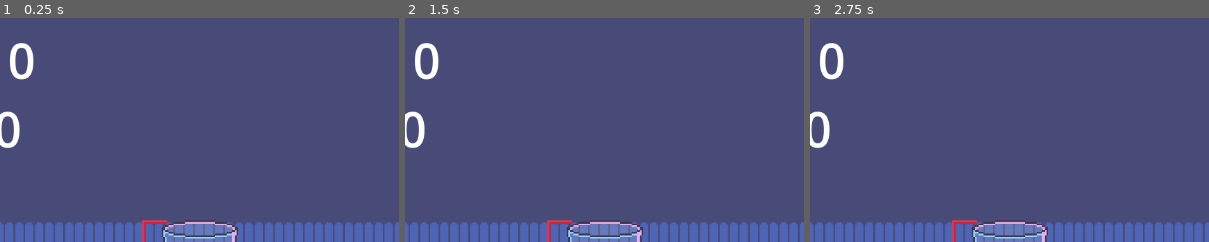
Above: before the commit, frames 1-3 (left to right).
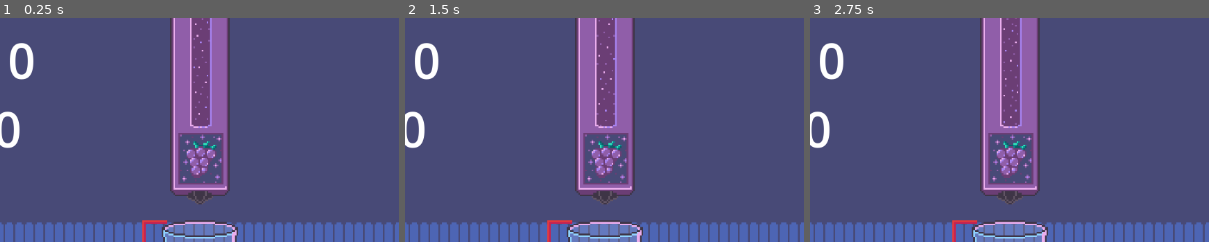
Above: after the commit, the same moments.

Repository: chaseman2505/CasualGameDev
Game: Godot game, scene res://game.tscn
The game is run twice, just before and just after one commit, with the same random seed, the same clock (stepped at 60 frames per second) and the same inputs.
Inputs (mouse positions are % of the whole screen's width and height, from its top left):
- Up to frame 1 (0.25 s): no input
- Up to frame 2 (1.5 s): move the mouse to (72, 45) at 0.52 s; click (72, 45) at 0.67 s; move the mouse to (30, 55) at 1.27 s; click (30, 55) at 1.42 s
- Up to frame 3 (2.75 s): move the mouse to (60, 28) at 2.02 s; click (60, 28) at 2.17 s
The pictures show only the part of the screen within x 23-73%, y 0-50%; the shares and areas given below are measured in that part.

The runs differ from the first frame. In frame 1, 11% of the frame differs, in the area x 42-58%, y 0-84%; in frame 2, 11%; in frame 3, 11%.

Commit message:
Added Soda Fountain

Diff:
--- /dev/null
+++ b/SodaSplash/soda-splash/Animations/SodaFountainAnimation.tres
@@ -0,0 +1,14 @@
+[gd_resource type="AnimatedTexture" format=3 uid="uid://dla3jtnpvrrgv"]
+
+[ext_resource type="Texture2D" uid="uid://cqguvomwoqwcl" path="res://Textures/SodaFountain1.png" id="1_24sjf"]
+[ext_resource type="Texture2D" uid="uid://bef75wwok26a" path="res://Textures/SodaFountain2.png" id="2_srxnv"]
+[ext_resource type="Texture2D" uid="uid://c4m7w3akqljie" path="res://Textures/SodaFountain3.png" id="3_s774s"]
+
+[resource]
+frames = 3
+frame_0/texture = ExtResource("1_24sjf")
+frame_0/duration = 0.13
+frame_1/texture = ExtResource("2_srxnv")
+frame_1/duration = 0.13
+frame_2/texture = ExtResource("3_s774s")
+frame_2/duration = 0.13
--- a/SodaSplash/soda-splash/game.tscn
+++ b/SodaSplash/soda-splash/game.tscn
@@ -7,6 +7,7 @@
 [ext_resource type="Texture2D" uid="uid://dmivsy4sgxqmv" path="res://Animations/SodaAnimation.tres" id="4_eow3j"]
 [ext_resource type="Texture2D" uid="uid://bbn0w8xyrclr5" path="res://Textures/FillIndicatorTop.png" id="5_ryrav"]
 [ext_resource type="Texture2D" uid="uid://dn3iie5lnwc1j" path="res://Textures/FillIndicatorBottom.png" id="6_eow3j"]
+[ext_resource type="Texture2D" uid="uid://dla3jtnpvrrgv" path="res://Animations/SodaFountainAnimation.tres" id="8_j5wjh"]
 
 [sub_resource type="LabelSettings" id="LabelSettings_eow3j"]
 font_size = 70
@@ -56,3 +57,7 @@
 position = Vector2(45, 225)
 scale = Vector2(0.99999994, 0.99999994)
 texture = ExtResource("6_eow3j")
+
+[node name="SodaFountain" type="Sprite2D" parent="Cup" unique_id=574386822]
+position = Vector2(138, -405)
+texture = ExtResource("8_j5wjh")
Not shown: 1 places in SodaSplash/soda-splash/Animations/SodaAnimation.tres that only renumber resources
